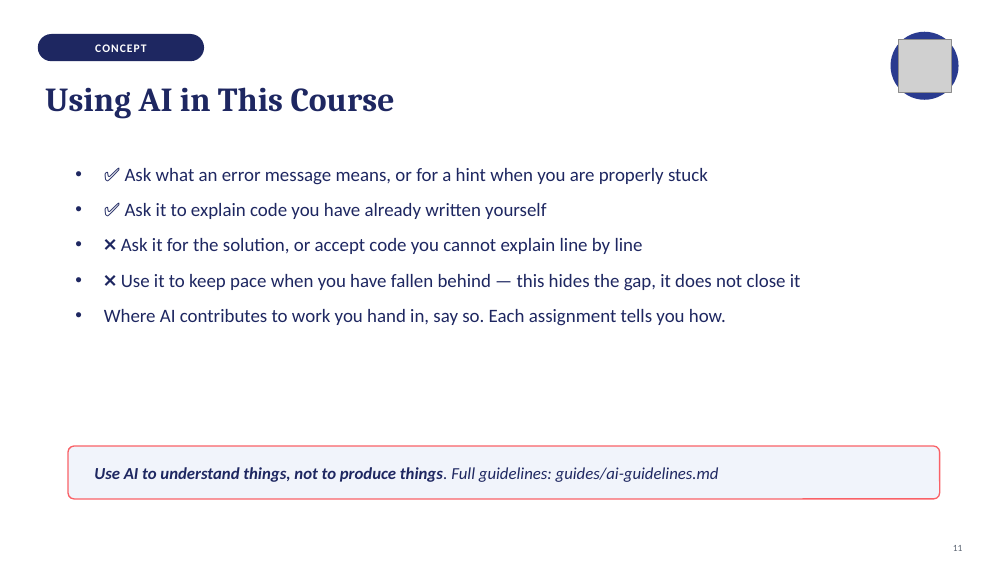
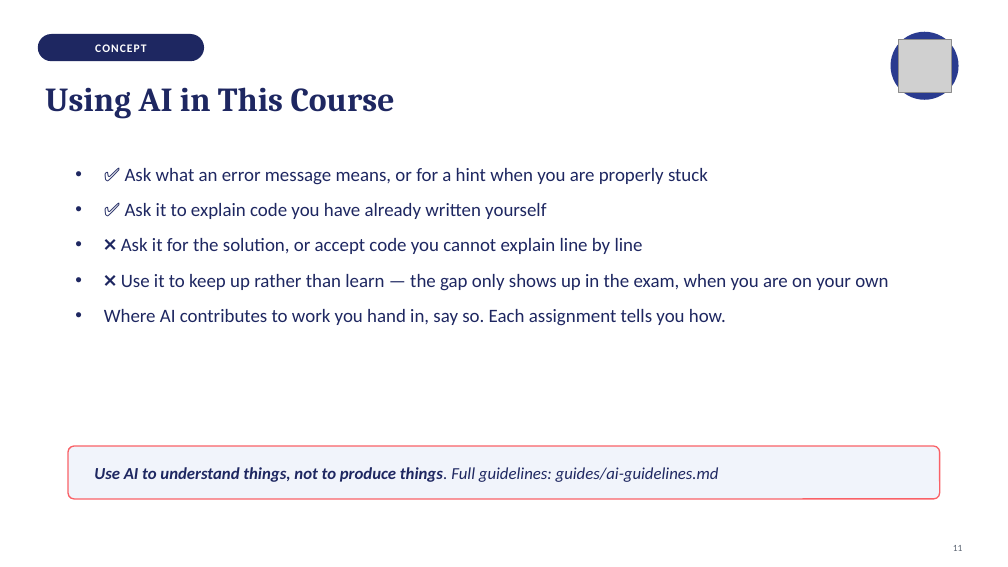
Before and after one commit to isabelhovdahl/TECH2, a slide deck: slide 12 of lectures/00-introduction.pptx. Drawn at 1008x567 pixels with LibreOffice and Linux fonts; fonts in the diff are those of the drawing; grey boxes stand for pictures. Boxes give left, top, right and bottom in pixels: in the first picture for what was removed or moved away, otherwise in the second. Text is boxed around its words. In the diff, an @@ line names an element or a change of style, - is before the commit and + after.

```diff
--- a/lectures/00-introduction.pptx
+++ b/lectures/00-introduction.pptx
@@ text at box(121, 274, 888, 291): text changed @@
-• ❌ Use it to keep pace when you have fallen behind — this hides the gap, it does not close it
+• ❌ Use it to keep up rather than learn — the gap only shows up in the exam, when you are on your own
```
Also in this commit, not shown: 4 other slides changed, 6 other files.
